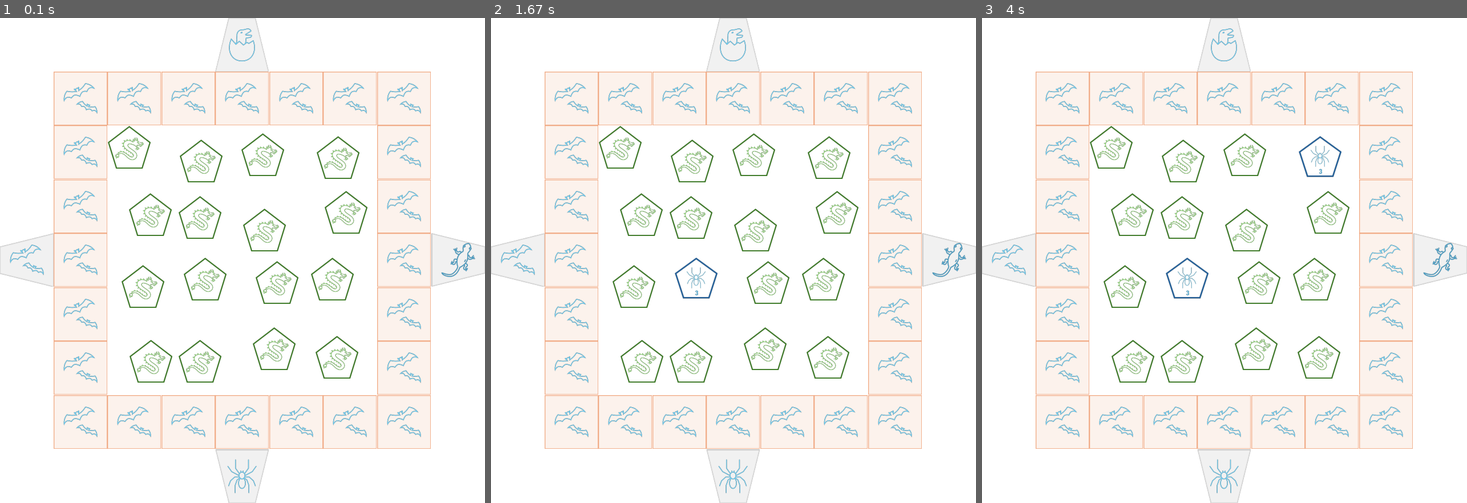
Above: before the commit, frames 1-3 (left to right).
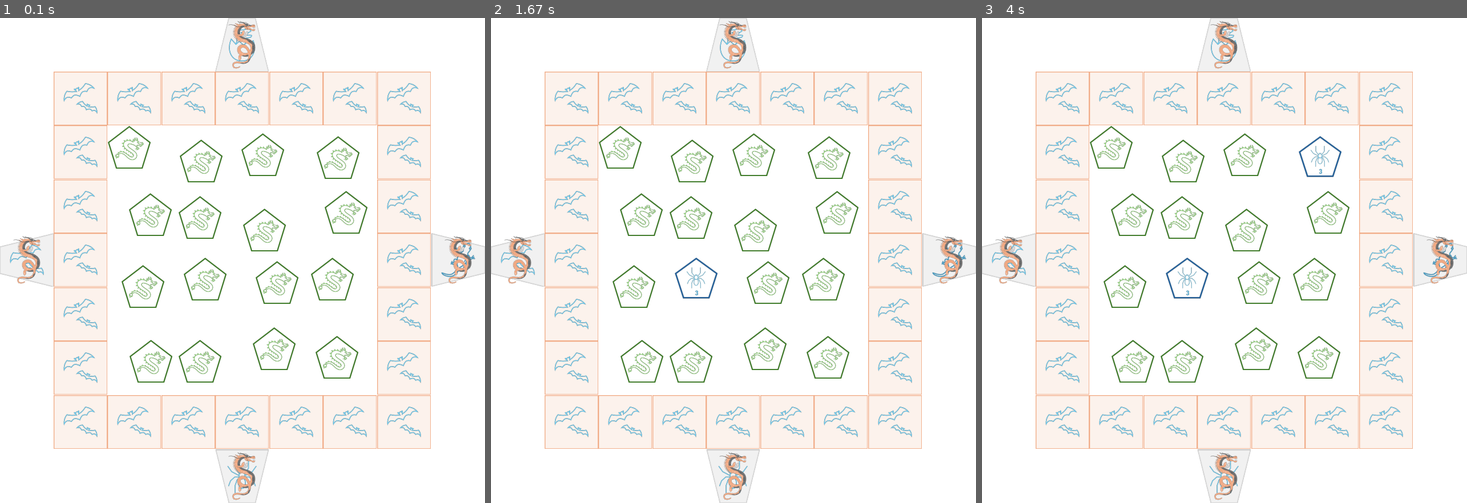
Above: after the commit, the same moments.

Repository: DesmondChongQiXiang/FIT3077
Game: pygame game, started from Sprint2_Game/main.py
The game is run twice, just before and just after one commit, with the same random seed, the same clock (stepped at 60 frames per second) and the same inputs.
Inputs (mouse positions are in pixels of both pictures, inside the frame that each line leads up to):
- Up to frame 1 (0.1 s): no input
- Up to frame 2 (1.67 s): click (714, 279) at 0.38 s; click (738, 294) at 0.72 s; click (583, 187) at 1.05 s; click (912, 430) at 1.38 s
- Up to frame 3 (4 s): click (1234, 95) at 1.72 s; click (1200, 386) at 2.05 s; click (1209, 178) at 2.38 s; click (1156, 158) at 2.72 s; click (1350, 216) at 3.05 s; click (1374, 250) at 3.38 s; click (1326, 173) at 3.72 s

The runs differ from the first frame. In frame 1, 0.9% of the frame differs, in the area x 2-98%, y 0-100%; in frame 2, 0.9%; in frame 3, 0.9%.

Commit message:
tiles now draw the characters on top of them

Diff:
--- a/Sprint2_Game/game_objects/characters/PlayableCharacter.py
+++ b/Sprint2_Game/game_objects/characters/PlayableCharacter.py
@@ -25,13 +25,13 @@
         """
         return self.__draw_properties
 
-    def set_draw_data(self, draw_data: DrawProperties) -> None:
-        """Set the data specifying how to draw the character.
+    def set_draw_properties(self, draw_properties: DrawProperties) -> None:
+        """Set the properties specifying how to draw the character.
 
         Args:
             draw_data: The draw data
         """
-        self.__draw_data = draw_data
+        self.__draw_properties = draw_properties
 
     @abstractmethod
     def take_turn(self) -> None:
--- a/Sprint2_Game/game_objects/tiles/CaveTile.py
+++ b/Sprint2_Game/game_objects/tiles/CaveTile.py
@@ -29,21 +29,28 @@
         Returns:
             [Instructions to draw the game board tile]
         """
-        instructions = []
+        instructions: list[DrawAssetInstruction] = []
 
         tile_draw_data = self.get_draw_data()
         if tile_draw_data is None:  # don't draw anything if no draw data
             return []
 
         tile_x, tile_y = tile_draw_data.get_coordinates()
-        animal_size = int(tile_draw_data.get_size()[0] // 1.45)
+        tile_width, tile_height = tile_draw_data.get_size()
+        animal_size = int(tile_width // 1.45)
         animal_x, animal_y = get_coords_for_center_drawing_in_rect(tile_draw_data.get_coordinates(), tile_draw_data.get_size(), (animal_size, animal_size))
         character = self.get_character_on_tile()
 
         instructions.append(DrawAssetInstruction("assets/tiles/cave_tile.png", tile_x, tile_y, tile_draw_data.get_size(), tile_draw_data.get_rotation()))
         instructions.append(DrawAssetInstruction(f"assets/animals/{self.__animal.value}.png", animal_x, animal_y, (animal_size, animal_size)))
         if character is not None:
+            char_width, char_height = int(tile_width), int(tile_height)
+            char_x, char_y = get_coords_for_center_drawing_in_rect(tile_draw_data.get_coordinates(), tile_draw_data.get_size(), (char_width, char_height))
+            character.set_draw_properties(DrawProperties((char_x, char_y), (char_width, char_height)))
+
             for inst in character.get_draw_assets_instructions():
                 instructions.append(inst)
 
         return instructions
+
+        i
--- a/Sprint2_Game/game_objects/tiles/NormalTile.py
+++ b/Sprint2_Game/game_objects/tiles/NormalTile.py
@@ -46,13 +46,18 @@
             return []
 
         tile_x, tile_y = tile_draw_data.get_coordinates()
-        animal_size = int(tile_draw_data.get_size()[0] // 1.45)
+        tile_width, tile_height = tile_draw_data.get_size()
+        animal_size = int(tile_width // 1.45)
         animal_x, animal_y = get_coords_for_center_drawing_in_rect(tile_draw_data.get_coordinates(), tile_draw_data.get_size(), (animal_size, animal_size))
         character = self.get_character_on_tile()
 
         instructions.append(DrawAssetInstruction("assets/tiles/normal_tile.png", tile_x, tile_y, tile_draw_data.get_size()))
         instructions.append(DrawAssetInstruction(f"assets/animals/{self.__animal.value}.png", animal_x, animal_y, (animal_size, animal_size)))
         if character is not None:
+            char_width, char_height = int(tile_width), int(tile_height)
+            char_x, char_y = get_coords_for_center_drawing_in_rect(tile_draw_data.get_coordinates(), tile_draw_data.get_size(), (char_width, char_height))
+            character.set_draw_properties(DrawProperties((char_x, char_y), (char_width, char_height)))
+
             for inst in character.get_draw_assets_instructions():
                 instructions.append(inst)
 
